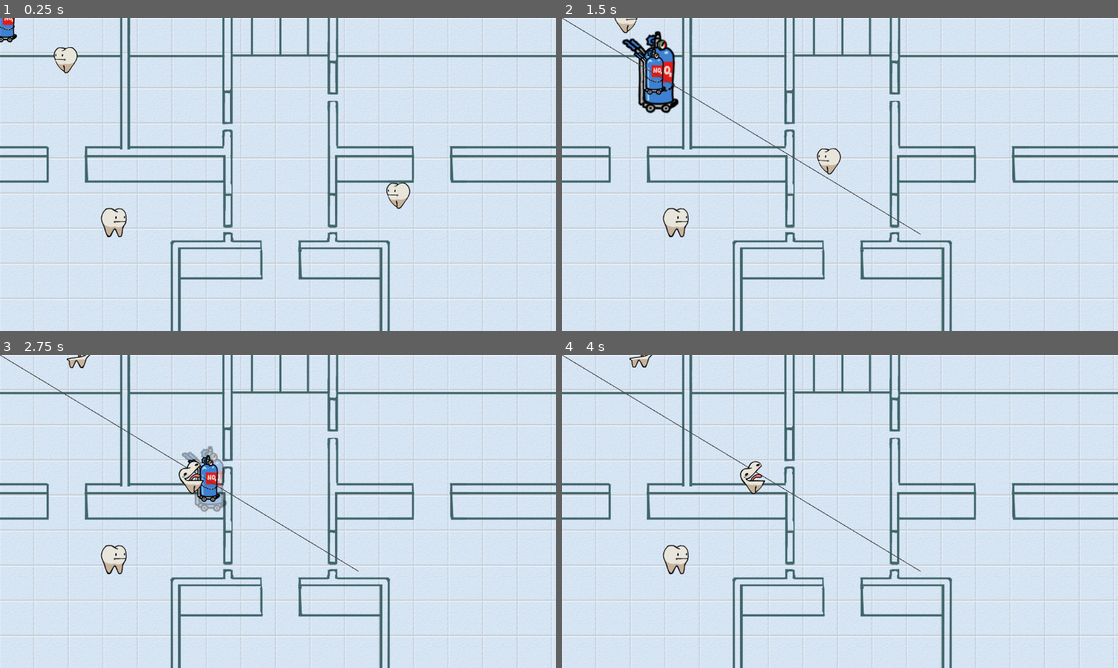
Above: before the commit, frames 1-4 (two rows, left to right).
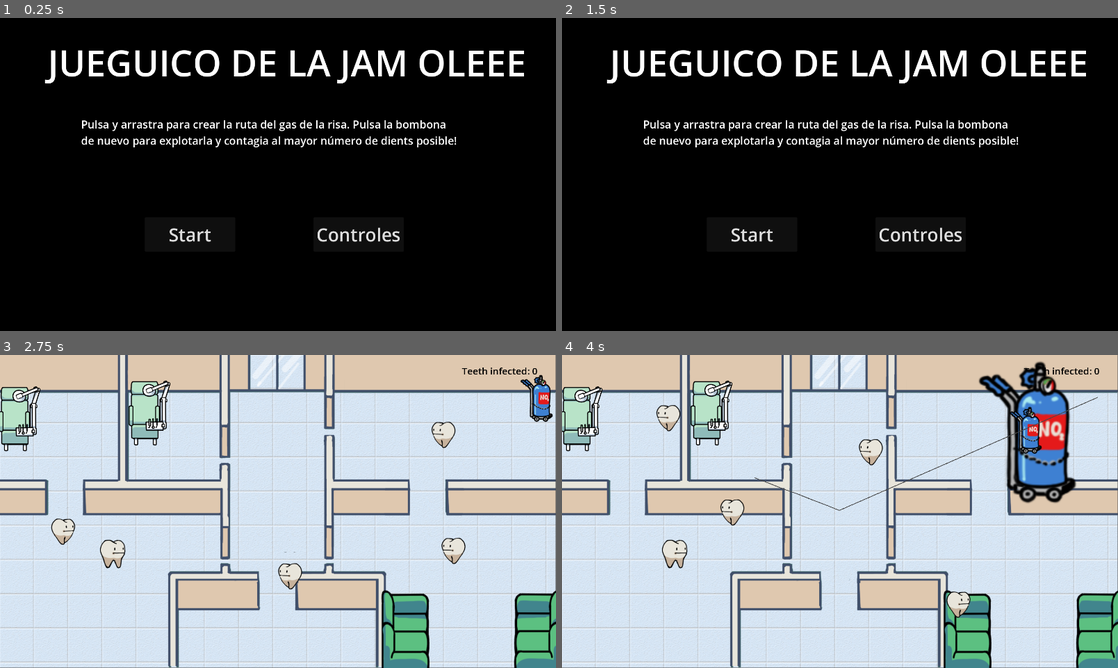
Above: after the commit, the same moments.

Repository: Mapachana/GlobalGameJam2024
Game: Godot game, scene res://escenas/titulo.tscn
Same seed, same stepped clock (60 frames per second), same inputs: the game is played once before the commit and once after it. Before the commit the project starts from res://escenas/ruta_test.tscn.
Inputs (mouse positions are in pixels of both pictures, inside the frame that each line leads up to):
- Up to frame 1 (0.25 s): no input
- Up to frame 2 (1.5 s): click (923, 233) at 0.5 s, where only the run after the commit has a clickable "Controles"; click (840, 233) at 1.25 s, where only the run after the commit has a clickable "Menu"
- Up to frame 3 (2.75 s): click (189, 570) at 2 s, where only the run after the commit has a clickable "Start"
- Up to frame 4 (4 s): drag from (840, 511) to (756, 480) at 2.77 s; drag from (728, 527) to (812, 574) at 3.52 s

The runs differ from the first frame. In frame 1, 100% of the frame differs, in the area x 0-100%, y 0-100%; in frame 2, 99%; in frame 3, 40%; in frame 4, 42%.

Commit message:
Menus #8

Diff:
--- /dev/null
+++ b/escenas/controles.gd
@@ -0,0 +1,16 @@
+extends TextureRect
+
+
+# Called when the node enters the scene tree for the first time.
+func _ready():
+	pass # Replace with function body.
+
+
+# Called every frame. 'delta' is the elapsed time since the previous frame.
+func _process(delta):
+	pass
+
+
+func _on_button_pressed():
+	Globales.goto_scene("res://escenas/titulo.tscn")
+	pass # Replace with function body.
--- /dev/null
+++ b/escenas/controles.tscn
@@ -0,0 +1,61 @@
+[gd_scene load_steps=6 format=3 uid="uid://bn70ssvfbck25"]
+
+[ext_resource type="Texture2D" uid="uid://bffnnl6gs3672" path="res://graficos/rectangulonegro.png" id="1_o2jfg"]
+[ext_resource type="Script" path="res://escenas/controles.gd" id="2_vr07q"]
+
+[sub_resource type="Theme" id="Theme_viyov"]
+
+[sub_resource type="Theme" id="Theme_6tdiw"]
+
+[sub_resource type="Theme" id="Theme_046t1"]
+
+[node name="TextureRect" type="TextureRect"]
+offset_right = 1585.0
+offset_bottom = 911.0
+texture = ExtResource("1_o2jfg")
+script = ExtResource("2_vr07q")
+
+[node name="Button" type="Button" parent="."]
+layout_mode = 0
+offset_left = 650.0
+offset_top = 550.0
+offset_right = 900.0
+offset_bottom = 645.0
+theme = SubResource("Theme_viyov")
+theme_override_font_sizes/font_size = 50
+text = "Menu"
+
+[node name="LabelScore" type="Label" parent="."]
+visible = false
+layout_mode = 0
+offset_left = 570.0
+offset_top = 213.0
+offset_right = 2618.0
+offset_bottom = 390.0
+theme = SubResource("Theme_6tdiw")
+theme_override_font_sizes/font_size = 60
+text = "Score: 0"
+
+[node name="Label2" type="Label" parent="."]
+layout_mode = 0
+offset_left = 175.0
+offset_top = 281.0
+offset_right = 2223.0
+offset_bottom = 458.0
+theme = SubResource("Theme_6tdiw")
+theme_override_font_sizes/font_size = 35
+text = "Click and drag through the map to draw the route for the gas.
+Click again on the gas to make it blow up and infect the teeth.
+And remember... laugh is contagious!"
+
+[node name="Label" type="Label" parent="."]
+layout_mode = 0
+offset_left = 507.0
+offset_top = 46.0
+offset_right = 1036.0
+offset_bottom = 183.0
+theme = SubResource("Theme_046t1")
+theme_override_font_sizes/font_size = 100
+text = "CONTROLS"
+
+[connection signal="pressed" from="Button" to="." method="_on_button_pressed"]
--- a/project.godot
+++ b/project.godot
@@ -11,7 +11,7 @@
 [application]
 
 config/name="GlobalGameJam24"
-run/main_scene="res://escenas/ruta_test.tscn"
+run/main_scene="res://escenas/titulo.tscn"
 config/features=PackedStringArray("4.2", "Forward Plus")
 config/icon="res://icon.svg"
 
